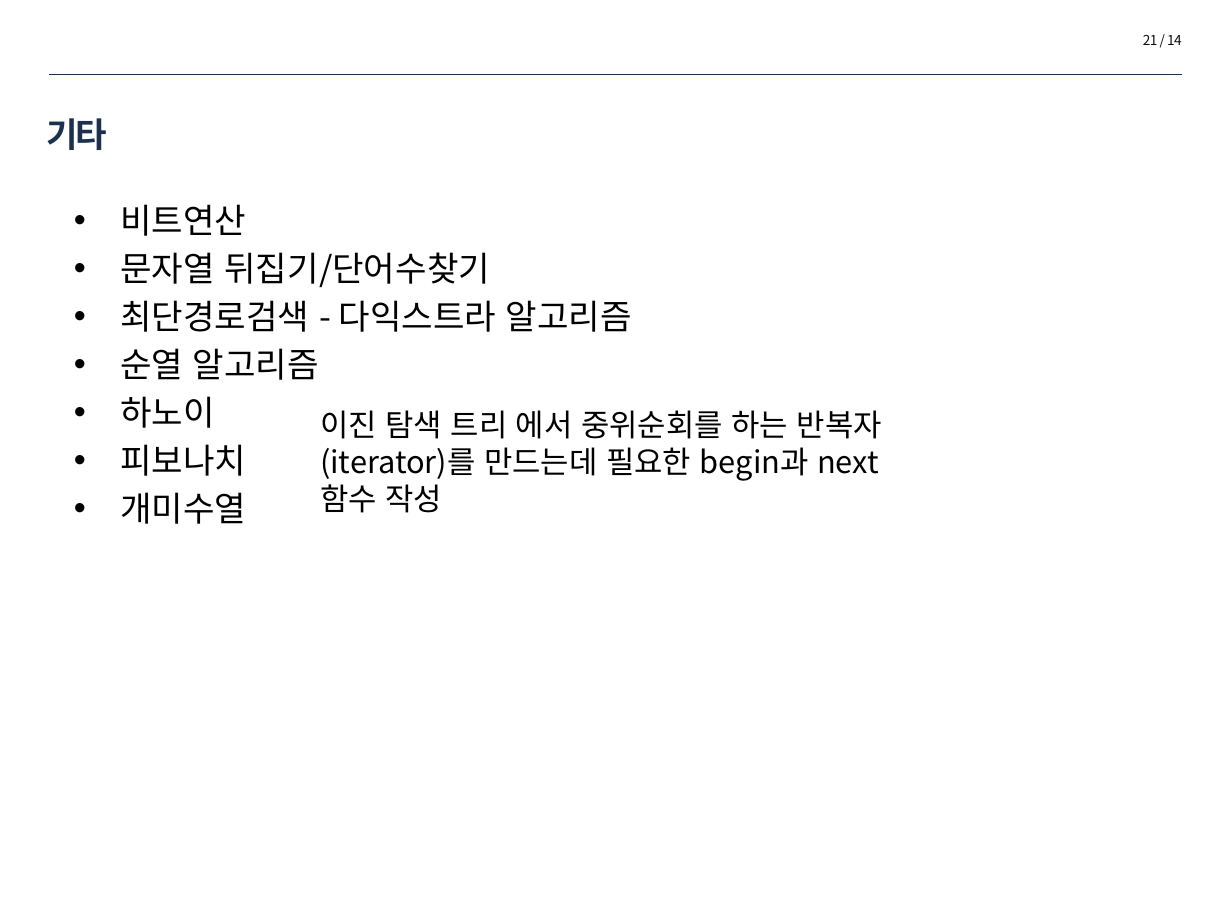
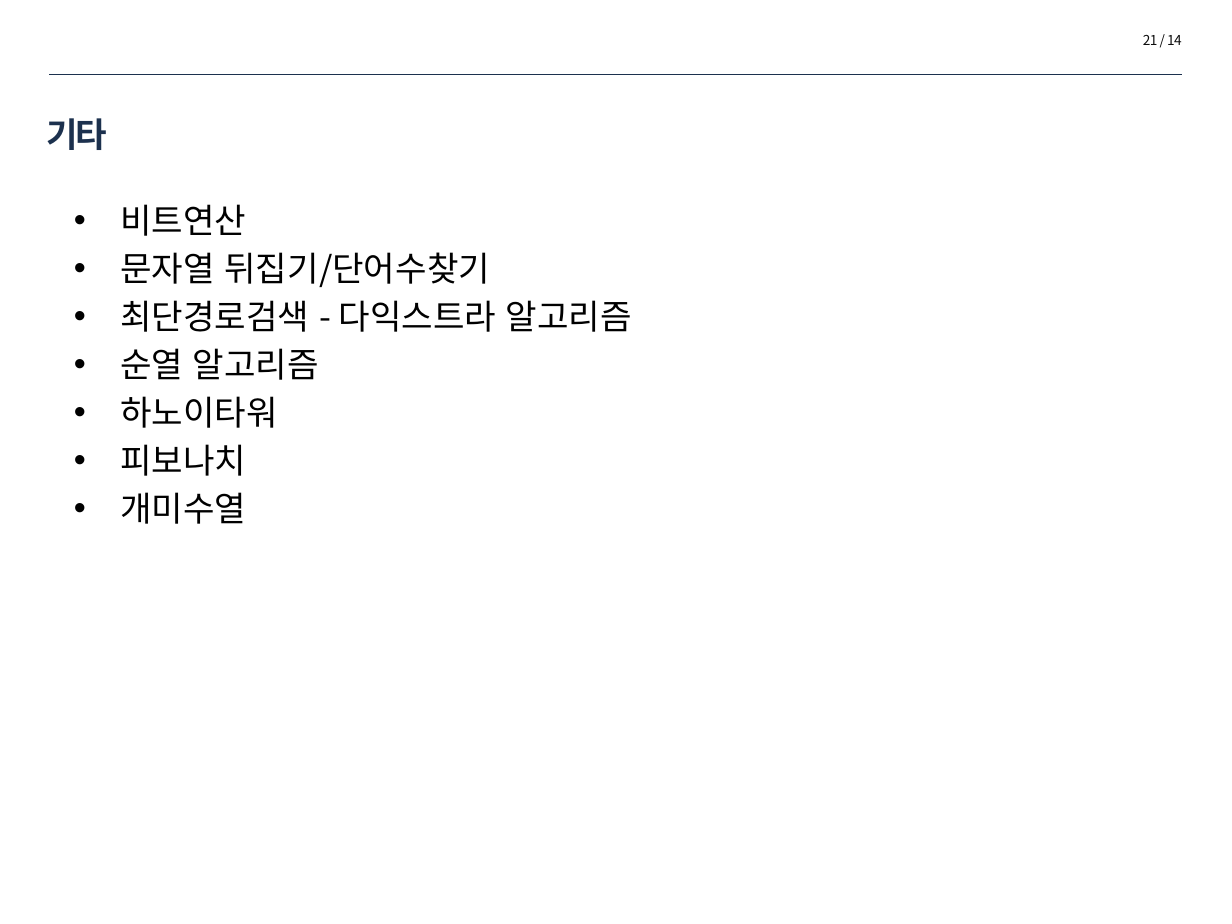
Before and after one commit to zoops/2018-interviewcoding, a slide deck: slide 21 of doc/2018-inu-취업코딩면접특강-01.pptx. Drawn at 1232x924 pixels with LibreOffice and Linux fonts; fonts in the diff are those of the drawing. Boxes give left, top, right and bottom in pixels: in the first picture for what was removed or moved away, otherwise in the second. Text is boxed around its words. In the diff, an @@ line names an element or a change of style, - is before the commit and + after.

```diff
--- a/doc/2018-inu-취업코딩면접특강-01.pptx
+++ b/doc/2018-inu-취업코딩면접특강-01.pptx
@@ text at (x1=120, y1=396, x2=278, y2=428): text changed @@
-• 하노이
+• 하노이타워
@@ text removed at (x1=320, y1=410, x2=882, y2=513) @@
-이진 탐색 트리 에서 중위순회를 하는 반복자(iterator)를 만드는데 필요한 begin과 next 함수 작성
```
Also in this commit, not shown: 1 other slide changed.
